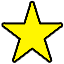
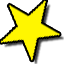
Layers edited between the first and the second (64, 64) image:
painted on "Background copy" over (x1=0, y1=0, x2=62, y2=61)
